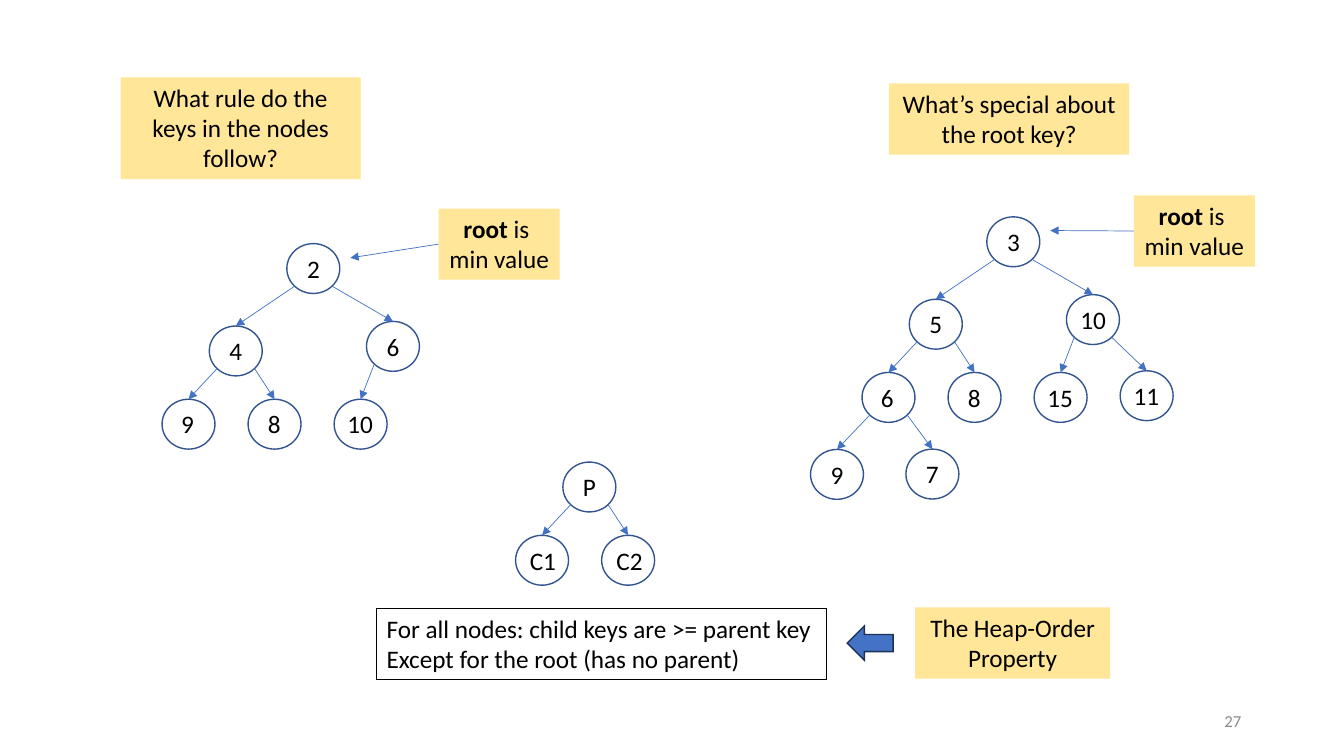
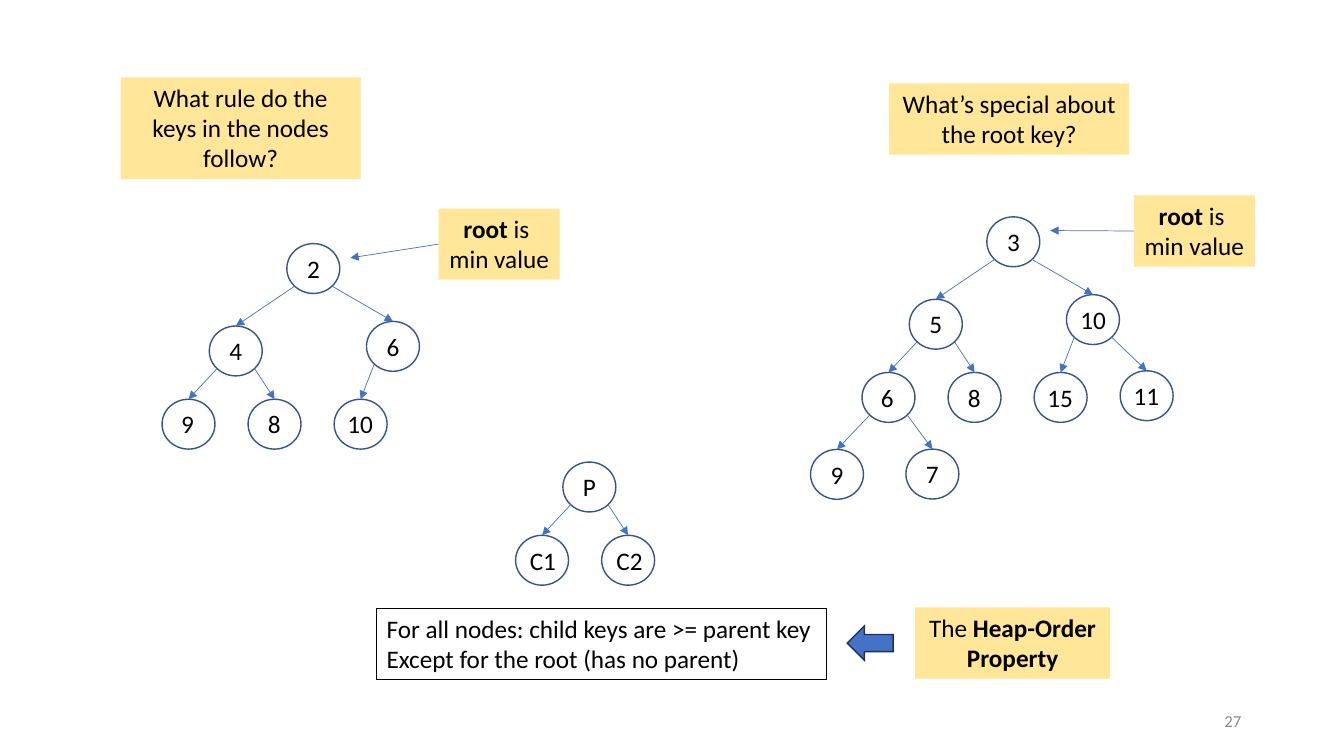
Before and after one commit to tjd1234/cmpt225fall2023, a slide deck: slide 27 of lecture_notes/week7/week7_priority_queues.pptx. Drawn at 1344x756 pixels with LibreOffice and Linux fonts; fonts in the diff are those of the drawing. Boxes give left, top, right and bottom in pixels: in the first picture for what was removed or moved away, otherwise in the second. Text is boxed around its words. In the diff, an @@ line names an element or a change of style, - is before the commit and + after.

```diff
--- a/lecture_notes/week7/week7_priority_queues.pptx
+++ b/lecture_notes/week7/week7_priority_queues.pptx
@@ rectangle "The Heap-Order Property" at (915,608,1111,680): bold on in "Heap-Order Property" @@
```
Also in this commit, not shown: 10 other slides changed, 2 other files.
